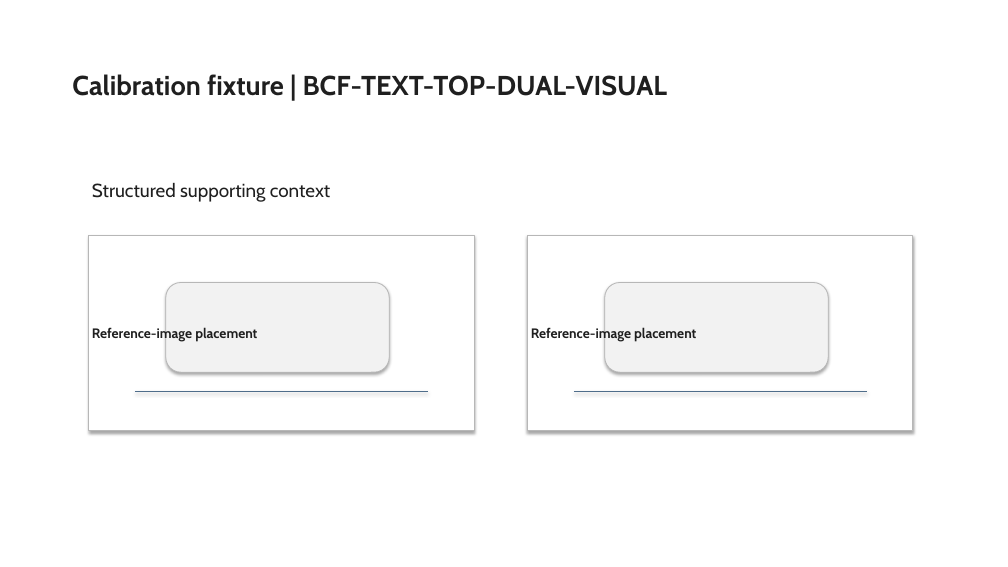
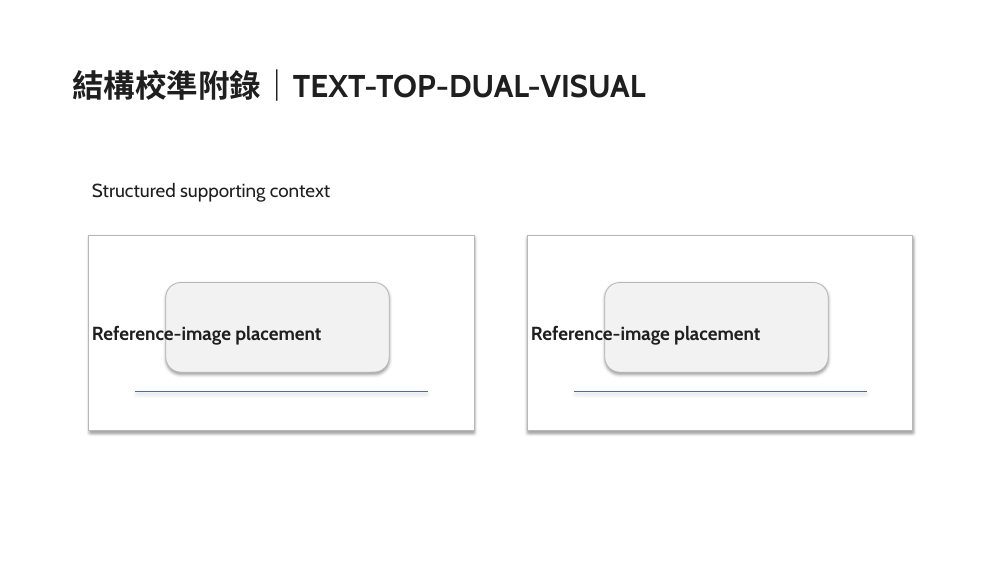
Before and after one commit to Gary0915/AI-Research-SKILLs, a slide deck: slide 30 of thesis-deck-system/artifacts/phase3/planner-composition-candidate-review.pptx (slide 25 before the commit). Drawn at 1008x567 pixels with LibreOffice and Linux fonts; fonts in the diff are those of the drawing. Boxes give left, top, right and bottom in pixels: in the first picture for what was removed or moved away, otherwise in the second. Text is boxed around its words. In the diff, an @@ line names an element or a change of style, - is before the commit and + after.

Commit message:
phase3: materialize real research visual review candidates

```diff
--- a/thesis-deck-system/artifacts/phase3/planner-composition-candidate-review.pptx
+++ b/thesis-deck-system/artifacts/phase3/planner-composition-candidate-review.pptx
@@ title at [72, 69, 645, 101]: text changed; size 26 to 30 pt @@
-Calibration fixture | BCF-TEXT-TOP-DUAL-VISUAL
+結構校準附錄｜TEXT-TOP-DUAL-VISUAL
@@ text "Reference-image placement" at [92, 325, 321, 346]: size 13 to 18 pt @@
@@ text "Reference-image placement" at [531, 325, 760, 346]: size 13 to 18 pt @@
```
Also in this commit, not shown: 9 other slides changed, 21 slides added, 16 slides removed, 11 other files.
